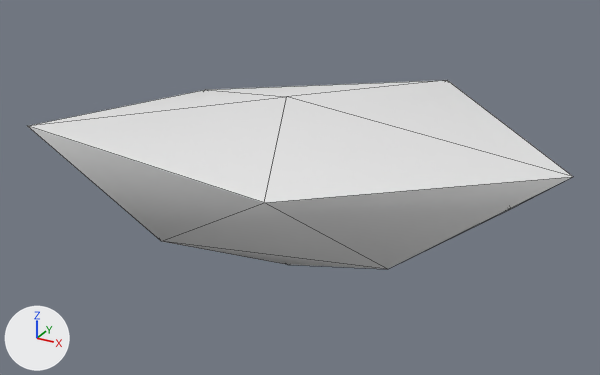
Before and after pictures for a commit that changed the glTF model models/variants/boulder_flat_v4.glb.
Both versions are drawn from a 50 mm camera at (1.449, -2.535, 1.418) aimed at (0.063, -0.014, 0.158). The axes (+X, +Y, +Z) are drawn at lower left. The lights are the same throughout. The older version comes first. Mesh edges are drawn as thin lines. Vertices at exactly the same position are counted once.

The older version as bpy lines, for what is in view:
```python
me_boulder = bpy.data.meshes.new('Boulder')
me_boulder.from_pydata(...)  # 12 vertices, 20 faces; spans x -0.86..1.04, y -0.53..0.81, z -0.2..0.5
ob_boulder = bpy.data.objects.new('Boulder', me_boulder)
ob_boulder.location = (0.0, 0.0, 0.0)
```
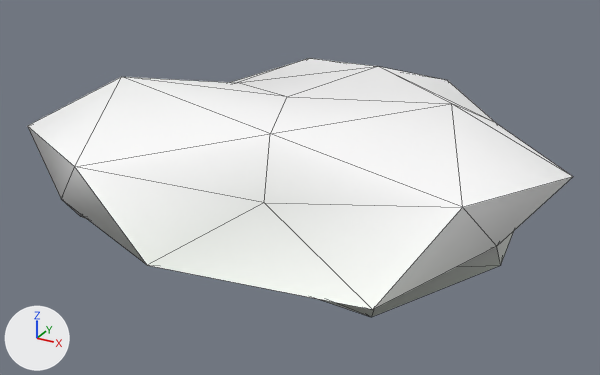
The change, as a list of edits to the scene's bpy script:
```text
Add mat_defaultmaterial:
    mat_defaultmaterial = bpy.data.materials.new('DefaultMaterial')
    mat_defaultmaterial.use_nodes = True; mat_defaultmaterial.node_tree.nodes.clear()
    _N = mat_defaultmaterial.node_tree.nodes; _L = mat_defaultmaterial.node_tree.links
    n0 = _N.new('ShaderNodeOutputMaterial'); n0.name = 'Material Output'
    n1 = _N.new('ShaderNodeBsdfPrincipled'); n1.name = 'Principled BSDF'
    n2 = _N.new('ShaderNodeVertexColor'); n2.name = 'Color Attribute'
    _L.new(n1.outputs[0], n0.inputs[0])  # 'BSDF' to 'Surface'
    _L.new(n2.outputs[0], n1.inputs[0])  # 'Color' to 'Base Color'
Change me_boulder:
    used by ob_boulder; location = (0.0, 0.0, 0.0)
    remove me_boulder.from_pydata(...)  # 12 vertices, 20 faces; spans x -0.86..1.04, y -0.53..0.81, z -0.2..0.5
    add me_boulder.from_pydata(...)  # 42 vertices, 80 faces; spans x -0.99..1.04, y -0.84..0.81, z -0.2..0.58
    me_boulder part 1
    20 faces are deleted
    30 vertices are added at x -0.99..0.88, y -0.84..0.75, z -0.15..0.58
    80 new faces join them
    add me_boulder.materials.append(mat_defaultmaterial)
```

Changed parts and their boxes [x1, y1, x2, y2] in the pictures (600 x 375 px):
'Boulder', reshaped (37% taller)
    before: [28, 80, 573, 269]
    after: [28, 58, 573, 317]
